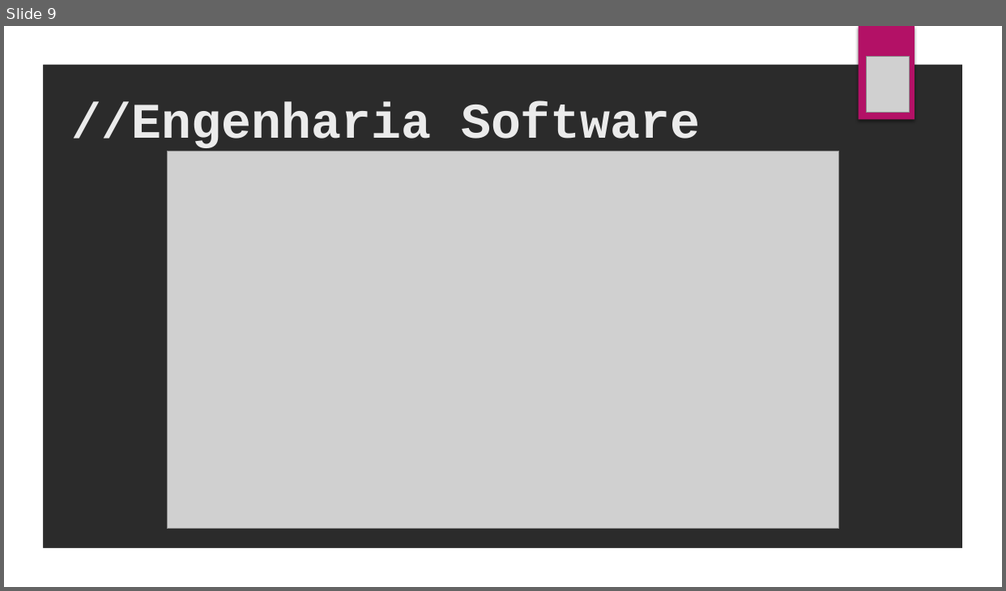
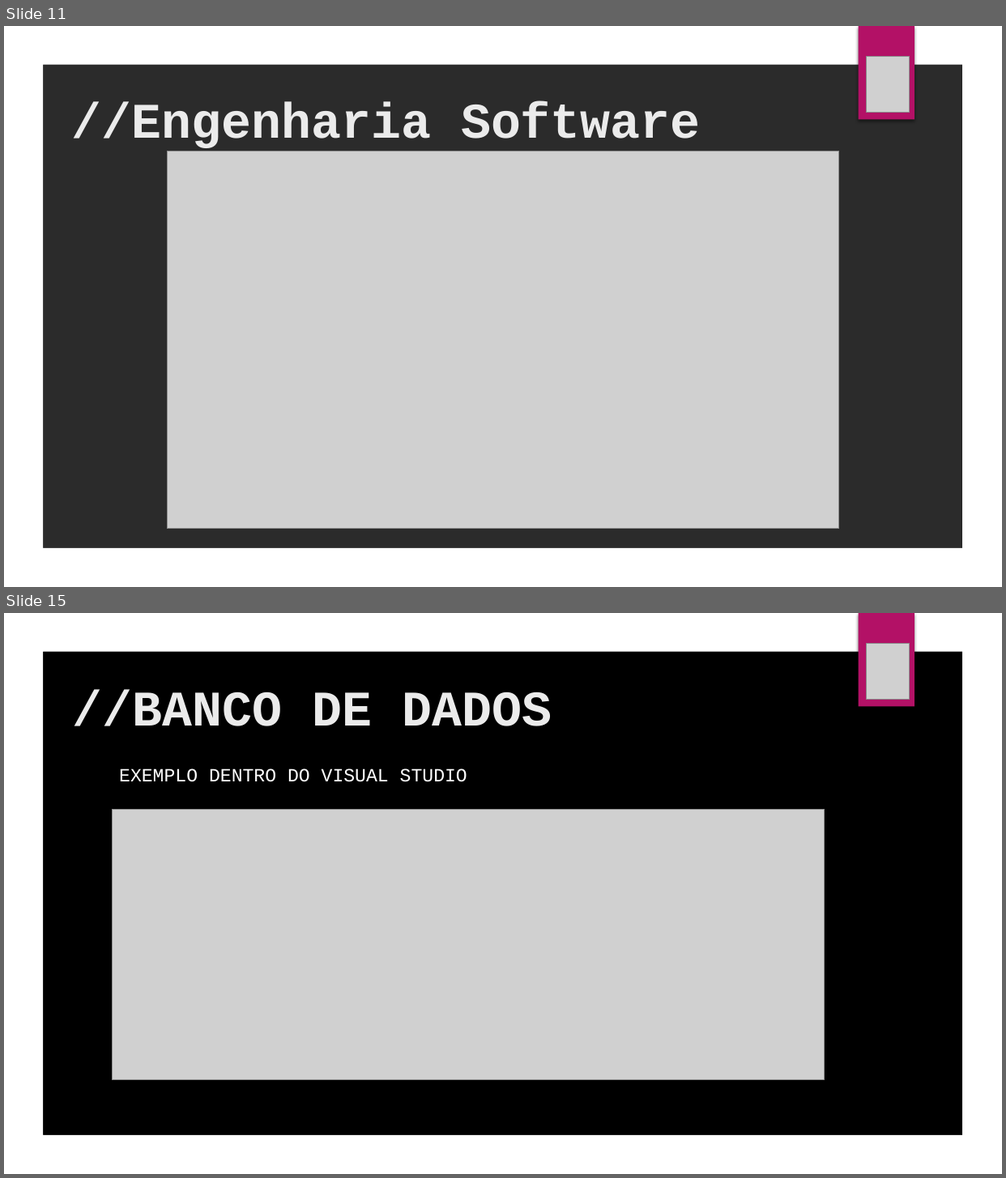
Before and after one commit to SilvioDaCol/ArqFriendly, a slide deck: APRESENTAÇÃO/APRESENTAÇÃO GAMEFRIENDLY.pptx. Shown one above the other, each under a label of ours: slide 9 before the commit, slides 11 and 15 after it; the slides between them are not shown. The pictures are 1006x591 and 1006x1178 pixels, drawn with LibreOffice and Linux fonts; fonts in the diff are those of the drawing; grey boxes stand for pictures; background and template pictures are left out; a plain dark background stands for a picture behind light text. Boxes give left, top, right and bottom in pixels: in the first picture for what was removed or moved away, otherwise in the second. Text is boxed around its words. In the diff, an @@ line names an element or a change of style, - is before the commit and + after.

```diff
--- a/APRESENTAÇÃO/APRESENTAÇÃO GAMEFRIENDLY.pptx
+++ b/APRESENTAÇÃO/APRESENTAÇÃO GAMEFRIENDLY.pptx
@@ slide 15 added at (x1=4, y1=613, x2=1002, y2=1174), background picture (left out) @@
@@ freeform shape added at (x1=4, y1=613, x2=1002, y2=1174), fill #FFFFFF @@
@@ rectangle added at (x1=859, y1=613, x2=914, y2=707), fill #B31166 @@
@@ picture added at (x1=867, y1=643, x2=909, y2=700) @@
@@ text added at (x1=73, y1=690, x2=552, y2=726), 48 pt, text #EBEBEB, bold @@
+//BANCO DE DADOS
@@ text added at (x1=119, y1=769, x2=467, y2=782), 18 pt, text #FFFFFF @@
+EXEMPLO DENTRO DO VISUAL STUDIO
@@ picture added at (x1=112, y1=809, x2=825, y2=1080) @@
@@ what was slide 9 is now slide 11 @@
```
Also in this commit, not shown: 3 slides changed, 8 other slides added, 1 slide removed, 5 other files.
